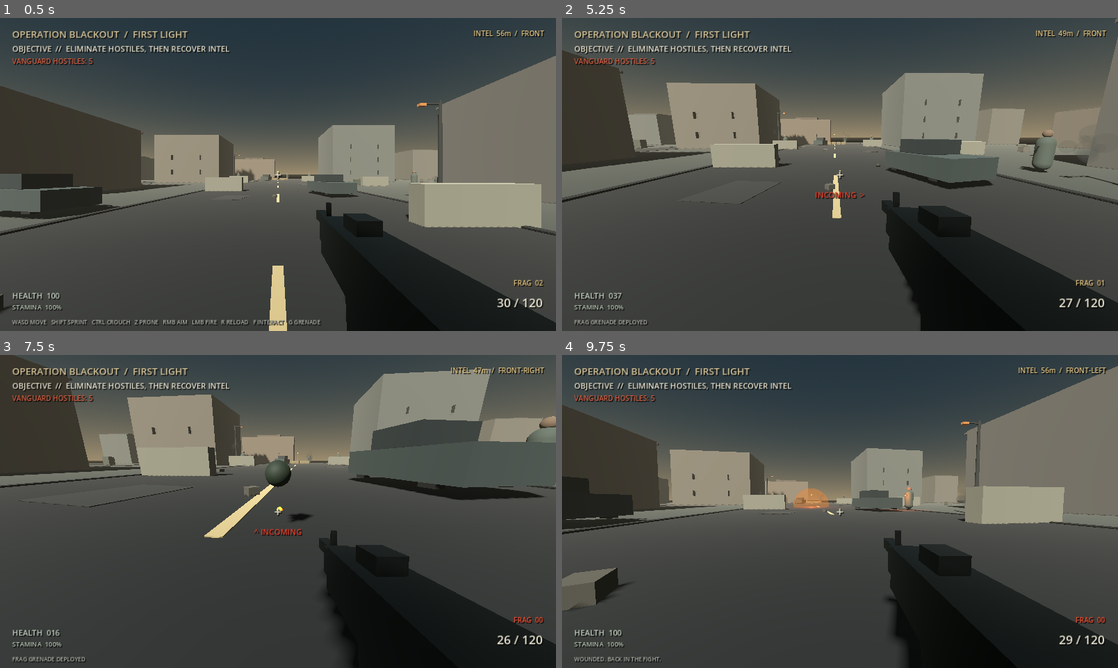
Above: before the commit, frames 1-4 (two rows, left to right).
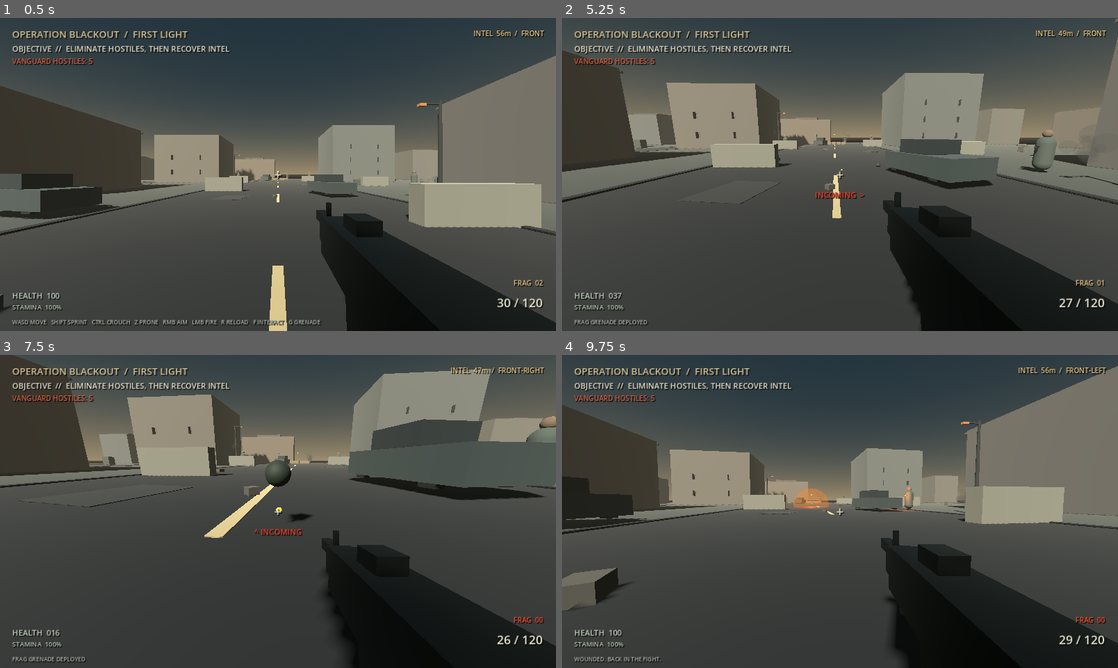
Above: after the commit, the same moments.

Repository: Liladizilla/operation-blackout
Game: Godot game, scene res://scenes/main.tscn
The game is run twice, just before and just after one commit, with the same random seed, the same clock (stepped at 60 frames per second) and the same inputs.
Inputs (mouse positions are in pixels of both pictures, inside the frame that each line leads up to):
- Up to frame 1 (0.5 s): no input
- Up to frame 2 (5.25 s): tap Enter at 0.5 s; move the mouse to (867, 174) at 0.52 s; hold W (move_forward) from 0.53 s (still down); tap Ctrl (crouch) at 0.6, 4.35 s; click (867, 174) at 0.67 s; tap Space (jump) at 0.77, 1.52, 3.02, 3.77, 4.52 s; move the mouse to (812, 174) at 1.27 s; tap F (interact) at 1.35 s; move the mouse to (851, 168) at 2.02 s; tap Z (prone) at 2.1 s; move the mouse to (834, 180) at 2.77 s; tap Shift (sprint) at 2.85 s; click (834, 180) at 2.92 s; move the mouse to (878, 177) at 3.52 s; tap G (throw_grenade) at 3.6 s; move the mouse to (795, 171) at 4.27 s; move the mouse to (845, 174) at 5.02 s; hold F (interact) from 5.03 s (still down); click (845, 174) at 5.17 s
- Up to frame 3 (7.5 s): move the mouse to (255, 505) at 5.77 s; release W (move_forward) at 5.78 s; release F (interact) at 5.78 s; hold D (move_right) 5.78-6.53 s; tap Z (prone) at 5.85 s; tap Space (jump) at 6.02, 6.77 s; move the mouse to (305, 511) at 6.52 s; hold Shift (sprint) 6.53-7.28 s; hold W (move_forward) from 6.53 s (still down); move the mouse to (250, 511) at 7.27 s; tap G (throw_grenade) at 7.35 s; click (250, 511) at 7.42 s
- Up to frame 4 (9.75 s): tap Space (jump) at 7.52, 9.02 s; move the mouse to (851, 505) at 8.02 s; tap Ctrl (crouch) at 8.1 s; move the mouse to (834, 517) at 8.77 s; release W (move_forward) at 8.78 s; hold A (move_left) 8.78-9.53 s; tap F (interact) at 8.85 s; move the mouse to (878, 514) at 9.52 s; hold W (move_forward) from 9.53 s (still down); tap Z (prone) at 9.6 s; click (878, 514) at 9.67 s

Frame 1 is identical in both runs. In frame 2, 0.1% of the frame differs, in the area x 49-100%, y 48-100%; in frame 3, 0.2%; in frame 4, 0.2%, in the area x 49-100%, y 49-95%.

Commit message:
Add procedural combat audio
Synthesize and play positional gunshot and grenade-blast audio with regression coverage.

Diff:
--- /dev/null
+++ b/scripts/audio_fx.gd
@@ -0,0 +1,40 @@
+extends RefCounted
+
+const SAMPLE_RATE := 22050
+
+static func create_gunshot() -> AudioStreamWAV:
+    return _make_burst(0.24, false)
+
+static func create_explosion() -> AudioStreamWAV:
+    return _make_burst(0.78, true)
+
+static func _make_burst(duration: float, explosion: bool) -> AudioStreamWAV:
+    var sample_count := int(SAMPLE_RATE * duration)
+    var pcm := PackedByteArray()
+    pcm.resize(sample_count * 2)
+    var rng := RandomNumberGenerator.new()
+    rng.randomize()
+    for index in range(sample_count):
+        var time := float(index) / float(SAMPLE_RATE)
+        var noise := rng.randf_range(-1.0, 1.0)
+        var sample := 0.0
+        if explosion:
+            var transient := exp(-time * 42.0)
+            var tail := exp(-time * 4.6)
+            var low_rumble := sin(TAU * 48.0 * time) * exp(-time * 4.0) * 0.62
+            low_rumble += sin(TAU * 91.0 * time) * exp(-time * 7.0) * 0.22
+            sample = noise * transient * 0.42 + noise * tail * 0.32 + low_rumble
+        else:
+            var transient := exp(-time * 82.0)
+            var tail := exp(-time * 17.0)
+            var weapon_body := sin(TAU * 75.0 * time) * exp(-time * 13.0) * 0.23
+            weapon_body += sin(TAU * 155.0 * time) * exp(-time * 24.0) * 0.10
+            sample = noise * (transient * 0.70 + tail * 0.16) + weapon_body
+        sample *= clampf(1.0 - time / duration, 0.0, 1.0)
+        pcm.encode_s16(index * 2, int(round(clampf(sample, -1.0, 1.0) * 32767.0)))
+    var stream := AudioStreamWAV.new()
+    stream.format = AudioStreamWAV.FORMAT_16_BITS
+    stream.mix_rate = SAMPLE_RATE
+    stream.stereo = false
+    stream.data = pcm
+    return stream
--- a/scripts/enemy.gd
+++ b/scripts/enemy.gd
@@ -10,6 +10,7 @@
 var body_material: StandardMaterial3D
 var enemy_muzzle_flash: MeshInstance3D
 var enemy_muzzle_light: OmniLight3D
+var enemy_fire_audio: AudioStreamPlayer3D
 var muzzle_flash_timer := 0.0
 var hit_flash_timer := 0.0
 var last_known_position := Vector3.ZERO
@@ -111,6 +112,14 @@
     player = get_tree().get_first_node_in_group("player")
     if not player:
         player = get_tree().current_scene.get_node_or_null("Player") as Node3D
+    enemy_fire_audio = AudioStreamPlayer3D.new()
+    enemy_fire_audio.name = "EnemyFireAudio"
+    var audio_fx = load("res://scripts/audio_fx.gd")
+    enemy_fire_audio.stream = audio_fx.create_gunshot()
+    enemy_fire_audio.volume_db = -11.0
+    enemy_fire_audio.unit_size = 4.0
+    enemy_fire_audio.max_distance = 65.0
+    add_child(enemy_fire_audio)
     add_to_group("enemies")
 
 func _physics_process(delta: float) -> void:
@@ -313,6 +322,9 @@
 
 func _try_shoot_player() -> void:
     _show_muzzle_flash()
+    if is_instance_valid(enemy_fire_audio):
+        enemy_fire_audio.pitch_scale = randf_range(0.94, 1.06)
+        enemy_fire_audio.play()
     var from := global_position + Vector3.UP*1.35
     var to := player.global_position + Vector3.UP*1.2
     var query := PhysicsRayQueryParameters3D.create(from, to)
--- a/scripts/grenade.gd
+++ b/scripts/grenade.gd
@@ -113,6 +113,18 @@
     var scene := get_tree().current_scene
     if not is_instance_valid(scene):
         return
+    var audio := AudioStreamPlayer3D.new()
+    audio.name = "GrenadeExplosionAudio"
+    var audio_fx = load("res://scripts/audio_fx.gd")
+    audio.stream = audio_fx.create_explosion()
+    audio.volume_db = -3.0
+    audio.unit_size = 6.0
+    audio.max_distance = 75.0
+    scene.add_child(audio)
+    audio.global_position = global_position
+    audio.finished.connect(audio.queue_free)
+    audio.play()
+
     var flash := MeshInstance3D.new()
     flash.name = "GrenadeExplosionFlash"
     var flash_mesh := SphereMesh.new()
--- a/scripts/player.gd
+++ b/scripts/player.gd
@@ -13,6 +13,7 @@
 
 var camera_pivot: Node3D
 var camera: Camera3D
+var weapon_audio: AudioStreamPlayer3D
 var weapon_root: Node3D
 var hud: Node
 var pitch := 0.0
@@ -54,6 +55,7 @@
     camera.current = true
     camera_pivot.add_child(camera)
     _build_view_weapon()
+    _setup_weapon_audio()
     Input.mouse_mode = Input.MOUSE_MODE_CAPTURED
 
 func _build_view_weapon() -> void:
@@ -145,6 +147,16 @@
         pitch = clamp(pitch - event.relative.y * mouse_sensitivity, deg_to_rad(-85), deg_to_rad(85))
         camera_pivot.rotation.x = pitch
 
+func _setup_weapon_audio() -> void:
+    weapon_audio = AudioStreamPlayer3D.new()
+    weapon_audio.name = "WeaponFireAudio"
+    var audio_fx = load("res://scripts/audio_fx.gd")
+    weapon_audio.stream = audio_fx.create_gunshot()
+    weapon_audio.volume_db = -5.0
+    weapon_audio.unit_size = 5.0
+    weapon_audio.max_distance = 55.0
+    add_child(weapon_audio)
+
 func _physics_process(delta: float) -> void:
     if get_tree().paused:
         return
@@ -260,6 +272,9 @@
     if ammo <= 0:
         _start_reload()
         return
+    if is_instance_valid(weapon_audio):
+        weapon_audio.pitch_scale = randf_range(0.96, 1.04)
+        weapon_audio.play()
     ammo -= 1
     fire_cooldown = 0.095
     recoil = 0.055 if ads else 0.09
--- a/tests/test_vertical_slice.gd
+++ b/tests/test_vertical_slice.gd
@@ -77,6 +77,11 @@
     _check(mesh_count < 650, "procedural scene stays within mesh budget")
 
     var player := scene.get_node("Player")
+    var audio_fx = load("res://scripts/audio_fx.gd")
+    var generated_gunshot: AudioStreamWAV = audio_fx.create_gunshot()
+    var generated_explosion: AudioStreamWAV = audio_fx.create_explosion()
+    _check(generated_gunshot.data.size() > 0 and generated_explosion.data.size() > 0, "procedural gunshot and explosion audio streams are generated")
+    _check(player.get_node_or_null("WeaponFireAudio") != null and scene.enemies[0].get_node_or_null("EnemyFireAudio") != null, "player and hostiles have positional weapon audio")
     var original_sensitivity: float = player.mouse_sensitivity
     scene.hud.show_pause()
     _check(scene.hud.sensitivity_slider != null, "pause menu exposes mouse sensitivity control")
Not shown, changed: README.md
